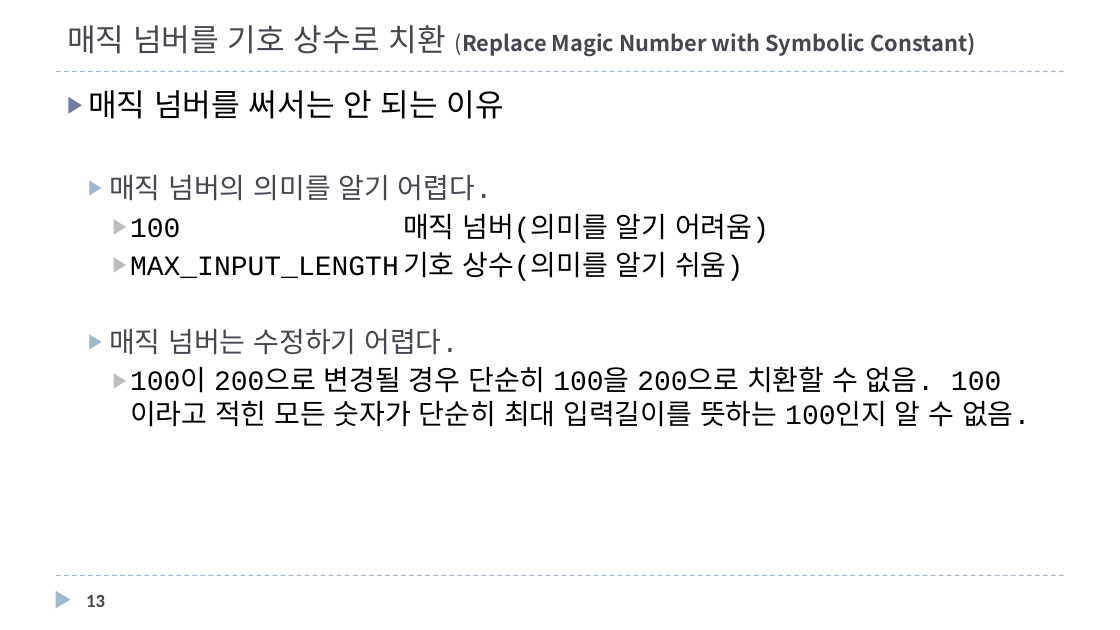
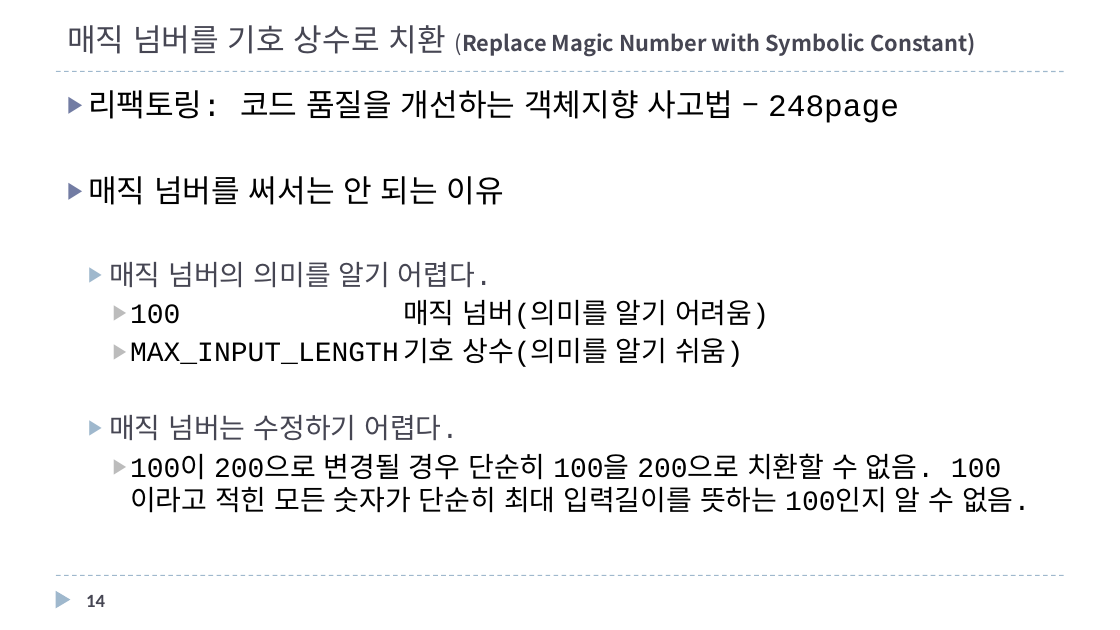
Before and after one commit to mkgungor/refactoring_java, a slide deck: slide 14 of ppt/자바로 배우는 리팩토링 입문.pptx (slide 13 before the commit). Drawn at 1120x630 pixels with LibreOffice and Linux fonts; fonts in the diff are those of the drawing. Boxes give left, top, right and bottom in pixels: in the first picture for what was removed or moved away, otherwise in the second. Text is boxed around its words. In the diff, an @@ line names an element or a change of style, - is before the commit and + after.

Commit message:
코드 악취 예 추가

```diff
--- a/ppt/자바로 배우는 리팩토링 입문.pptx
+++ b/ppt/자바로 배우는 리팩토링 입문.pptx
@@ text at <box>88,90,899,123</box>: paragraph added @@
+▶ 리팩토링: 코드 품질을 개선하는 객체지향 사고법 – 248page
@@ page number at <box>86,595,105,607</box>: text changed @@
-13
+14
```
Also in this commit, not shown: 7 other slides changed, 3 slides added.
